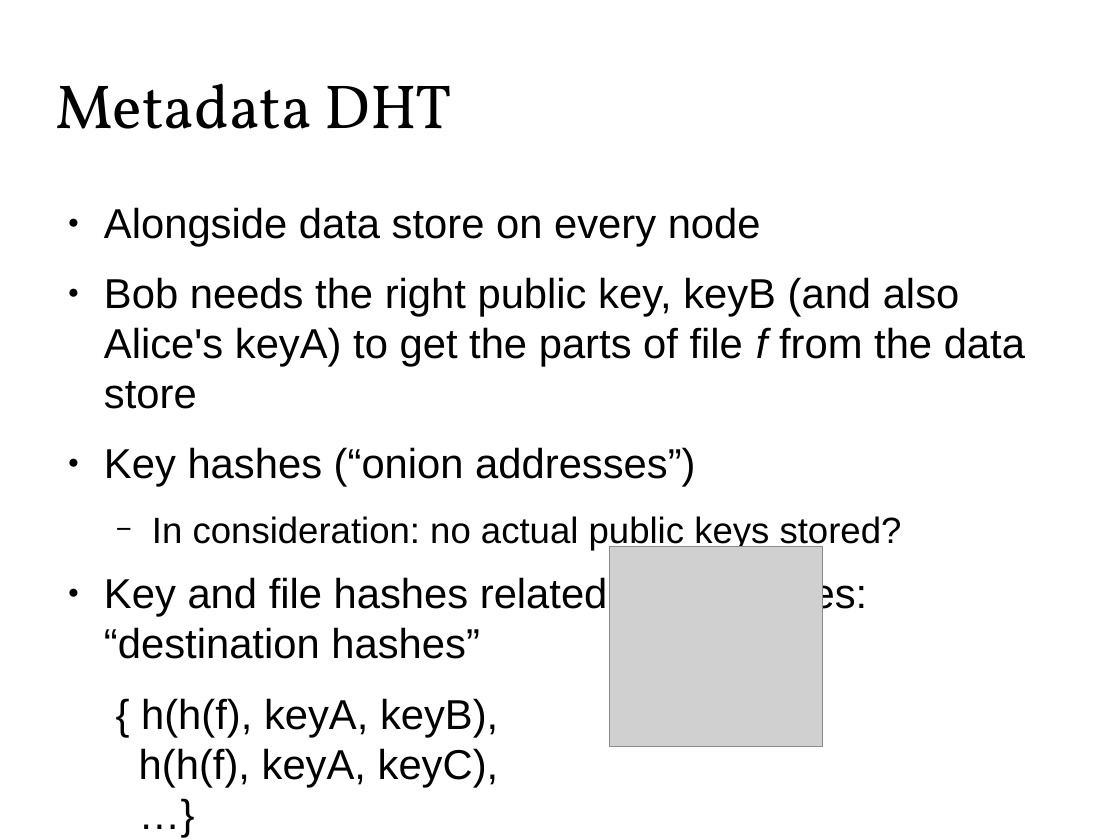
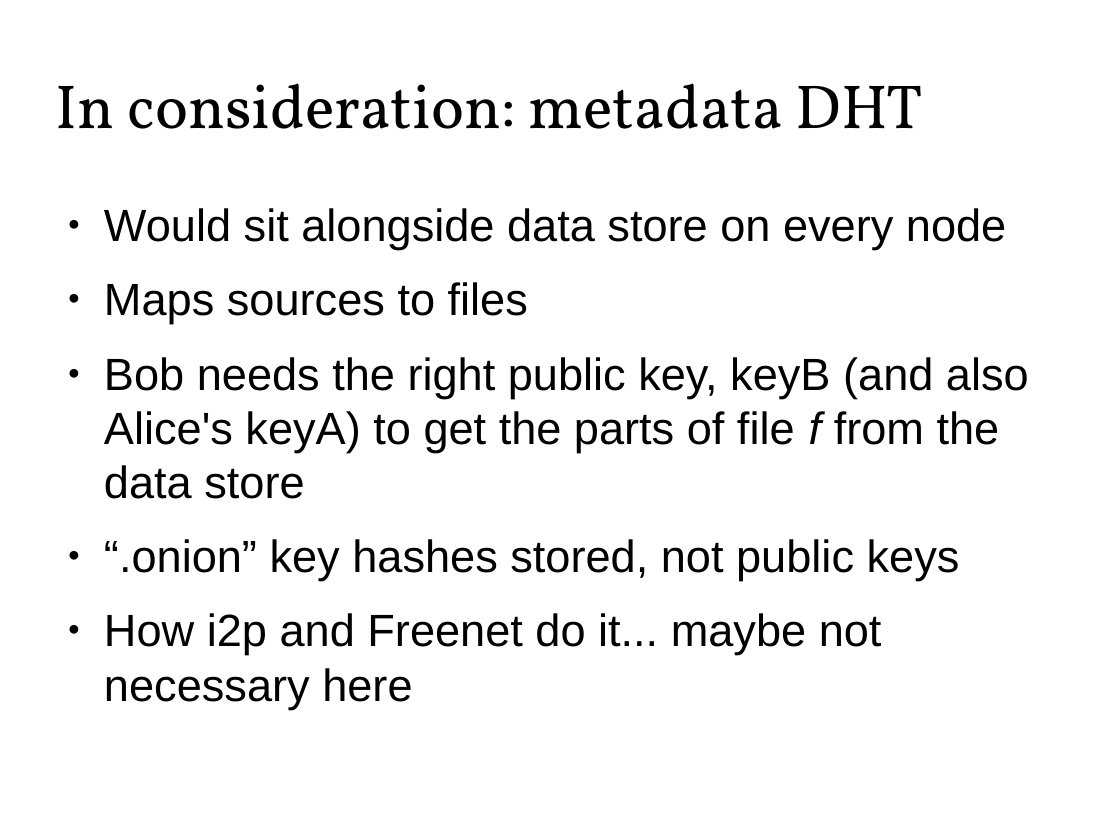
Before and after one commit to Zandrr/phonebook.js, a slide deck: slide 12 of documentation/ecen5013_presentation.odp (slide 15 before the commit). Drawn at 1120x840 pixels with LibreOffice and Linux fonts; fonts in the diff are those of the drawing; grey boxes stand for pictures. Boxes give left, top, right and bottom in pixels: in the first picture for what was removed or moved away, otherwise in the second. Text is boxed around its words. In the diff, an @@ line names an element or a change of style, - is before the commit and + after.

```diff
--- a/documentation/ecen5013_presentation.odp
+++ b/documentation/ecen5013_presentation.odp
@@ title at <box>56,83,923,129</box>: text changed @@
-Metadata DHT
+In consideration: metadata DHT
@@ text at <box>104,208,1006,324</box>: text changed; size 29.6 to 32 pt @@
-● Alongside data store on every node
+● Would sit alongside data store on every node
+● Maps sources to files
@@ text at <box>104,357,1029,499</box>: size 29.6 to 32 pt in "Bob needs the right public key, keyB ..." @@
@@ text at <box>104,539,960,709</box>: text changed; size 29.6 to 32 pt @@
-● Key hashes (“onion addresses”)
-  − In consideration: no actual public keys stored?
-● Key and file hashes related to file names: “destination hashes”
-{ h(h(f), keyA, keyB),
-h(h(f), keyA, keyC),
-…}
+● “.onion” key hashes stored, not public keys
+● How i2p and Freenet do it... maybe not necessary here
@@ picture removed at <box>610,547,823,746</box> @@
```
Also in this commit, not shown: 9 other slides changed, 5 slides added, 10 slides removed.
